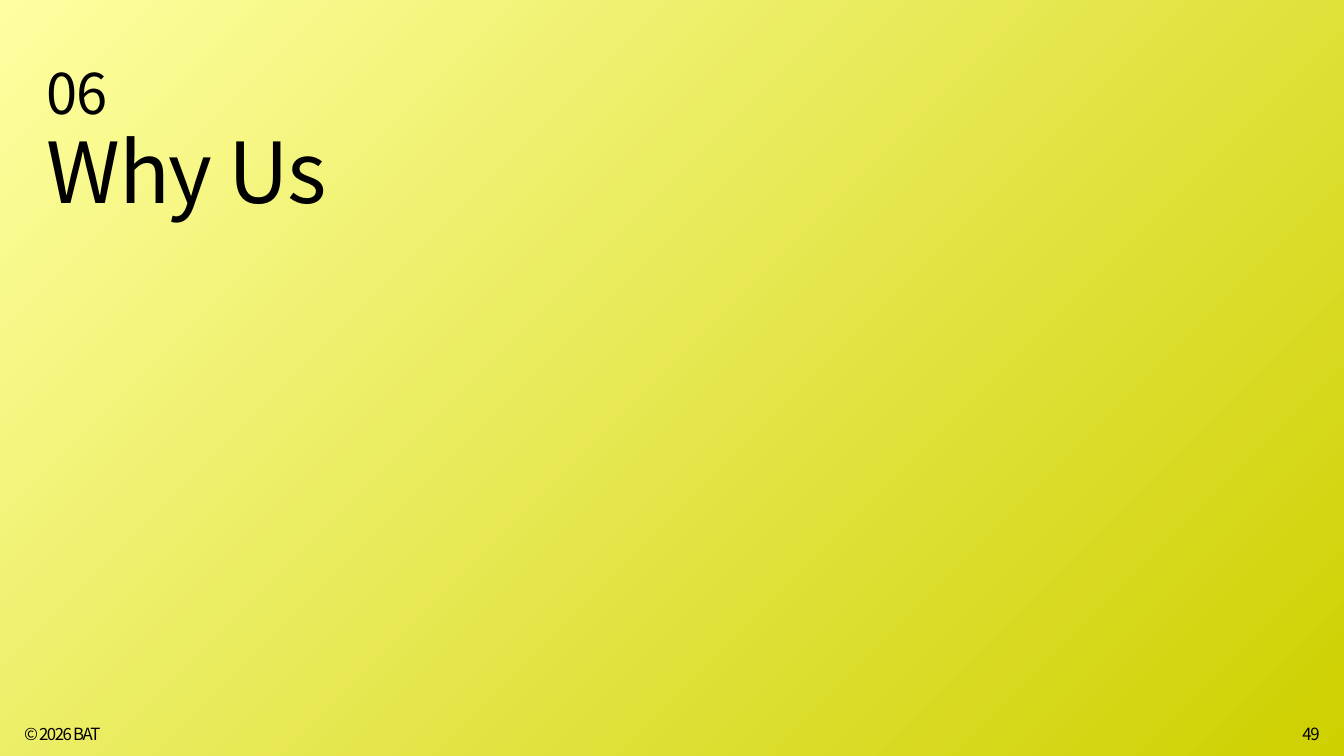
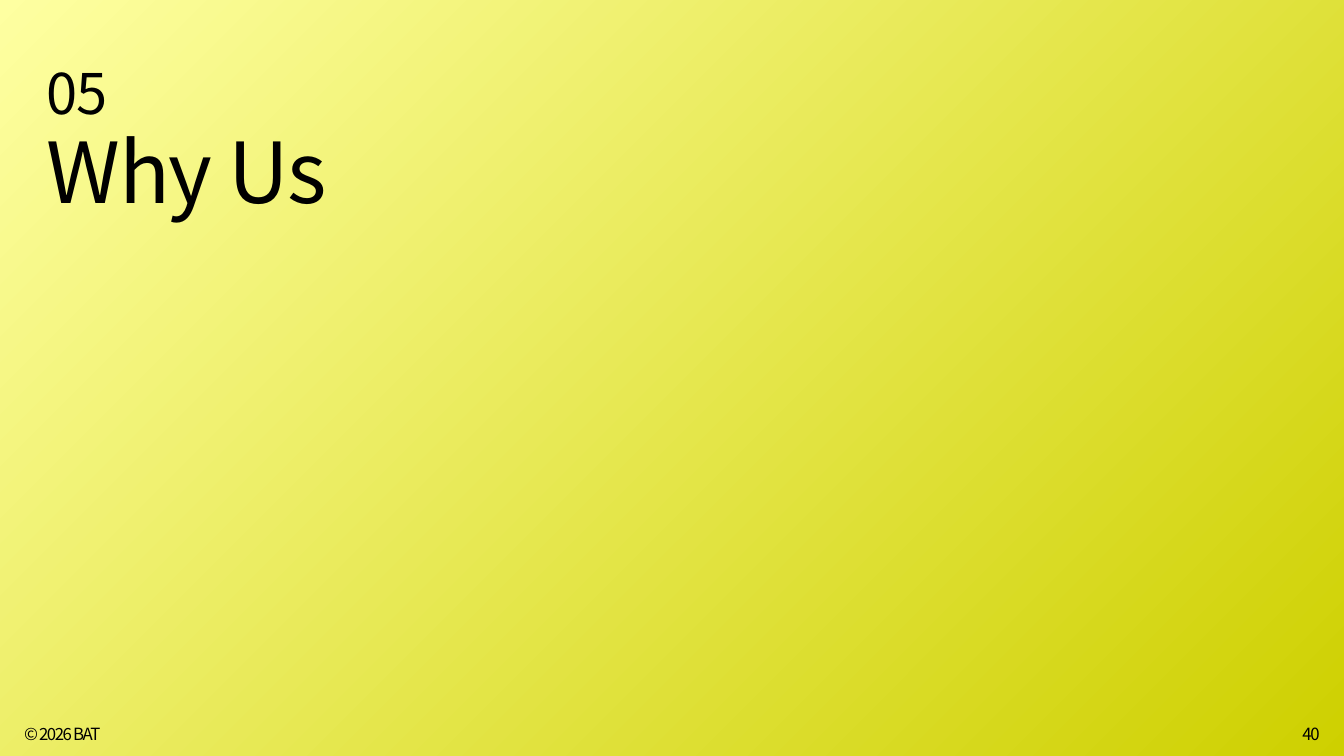
Before and after one commit to bat-han-26/oy_all-the-better_proposal, a slide deck: slide 40 of proposal/올더베러_제안덱_병합본.pptx (slide 49 before the commit). Drawn at 1344x756 pixels with LibreOffice and Linux fonts; fonts in the diff are those of the drawing. Boxes give left, top, right and bottom in pixels: in the first picture for what was removed or moved away, otherwise in the second. Text is boxed around its words. In the diff, an @@ line names an element or a change of style, - is before the commit and + after.

```diff
--- a/proposal/올더베러_제안덱_병합본.pptx
+++ b/proposal/올더베러_제안덱_병합본.pptx
@@ text at <box>47,72,108,115</box>: text changed @@
-06
+05
@@ page number at <box>1302,727,1319,740</box>: text changed @@
-49
+40
```
Also in this commit, not shown: 16 other slides changed, 2 other files.
